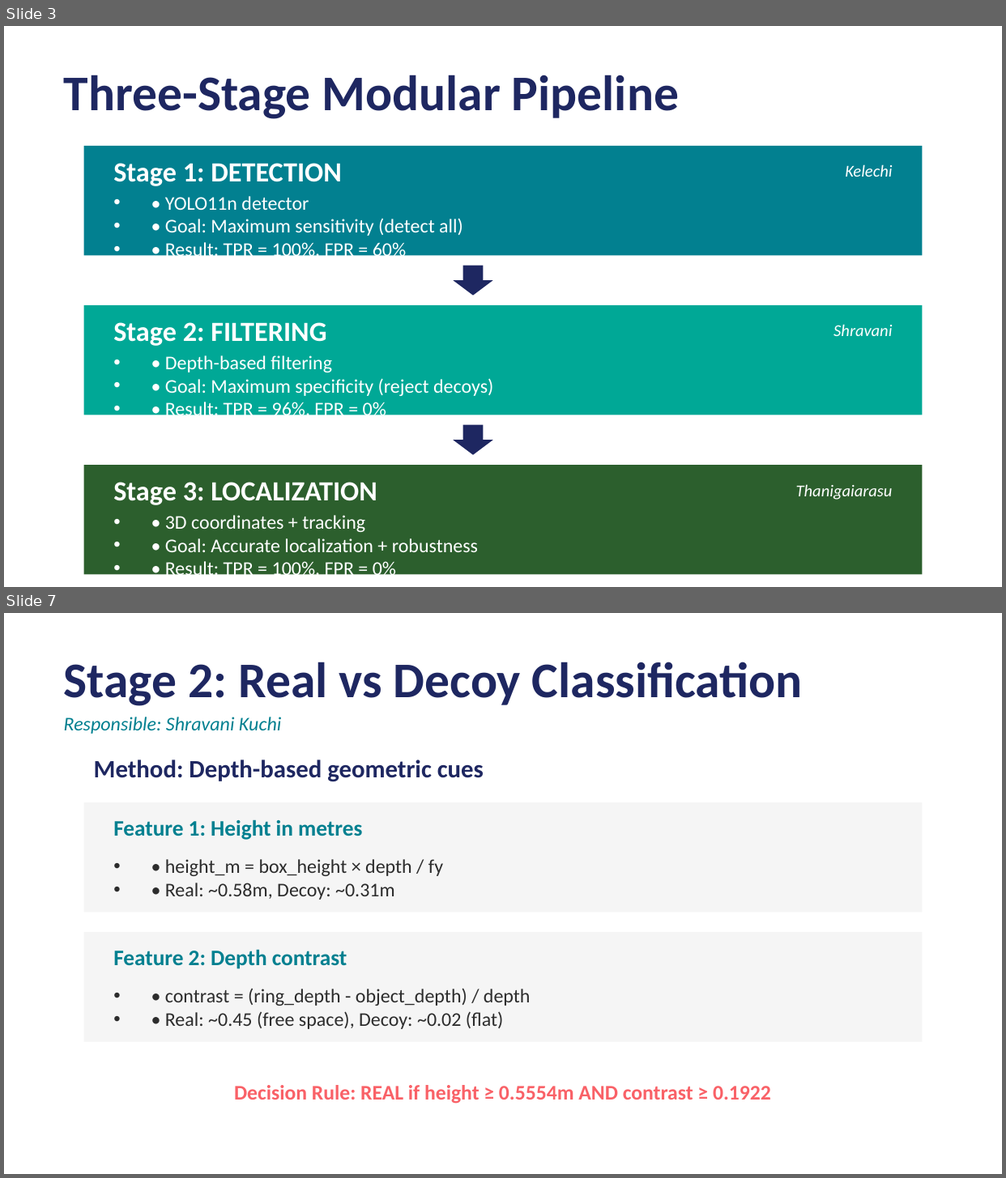
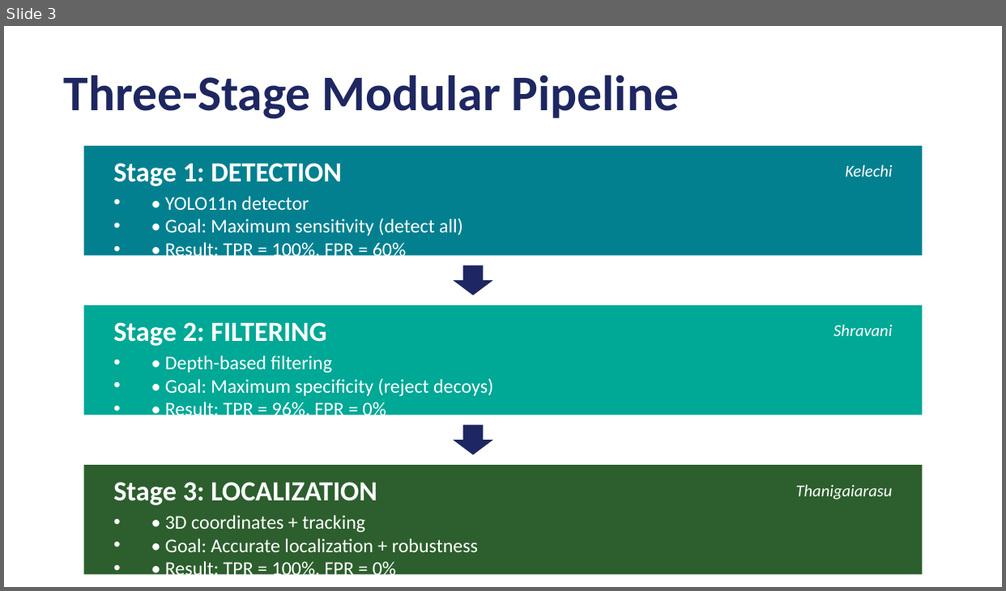
Before and after one commit to ThaniJames/R7020E_Group_7_Object-Detection-and-Localization, a slide deck: Fire_Extinguisher_Detection_Presentation.pptx. Shown one above the other, each under a label of ours: slides 3 and 7 before the commit, slide 3 after it; the slides between them are not shown. The pictures are 1006x1178 and 1006x591 pixels, drawn with LibreOffice and Linux fonts; fonts in the diff are those of the drawing. Boxes give left, top, right and bottom in pixels: in the first picture for what was removed or moved away, otherwise in the second. Text is boxed around its words. In the diff, an @@ line names an element or a change of style, - is before the commit and + after.

```diff
--- a/Fire_Extinguisher_Detection_Presentation.pptx
+++ b/Fire_Extinguisher_Detection_Presentation.pptx
@@ slide 7 removed at (4,613,1002,1174), background #FFFFFF @@
@@ text removed at (64,662,803,706) @@
-Stage 2: Real vs Decoy Classification
@@ text removed at (64,717,281,734) @@
-Responsible: Shravani Kuchi
@@ text removed at (94,760,484,782) @@
-Method: Depth-based geometric cues
@@ rectangle removed at (84,803,922,913) @@
@@ text removed at (113,820,362,840) @@
-Feature 1: Height in metres
@@ text removed at (165,859,443,900) @@
-• • height_m = box_height × depth / fy
-• • Real: ~0.58m, Decoy: ~0.31m
@@ rectangle removed at (84,932,922,1042) @@
@@ text removed at (113,949,347,969) @@
-Feature 2: Depth contrast
@@ text removed at (165,988,530,1029) @@
-• • contrast = (ring_depth - object_depth) / depth
-• • Real: ~0.45 (free space), Decoy: ~0.02 (flat)
@@ text removed at (234,1085,771,1104) @@
-Decision Rule: REAL if height ≥ 0.5554m AND contrast ≥ 0.1922
```
Also in this commit, not shown: 4 slides changed, 7 slides added, 6 other slides removed.
